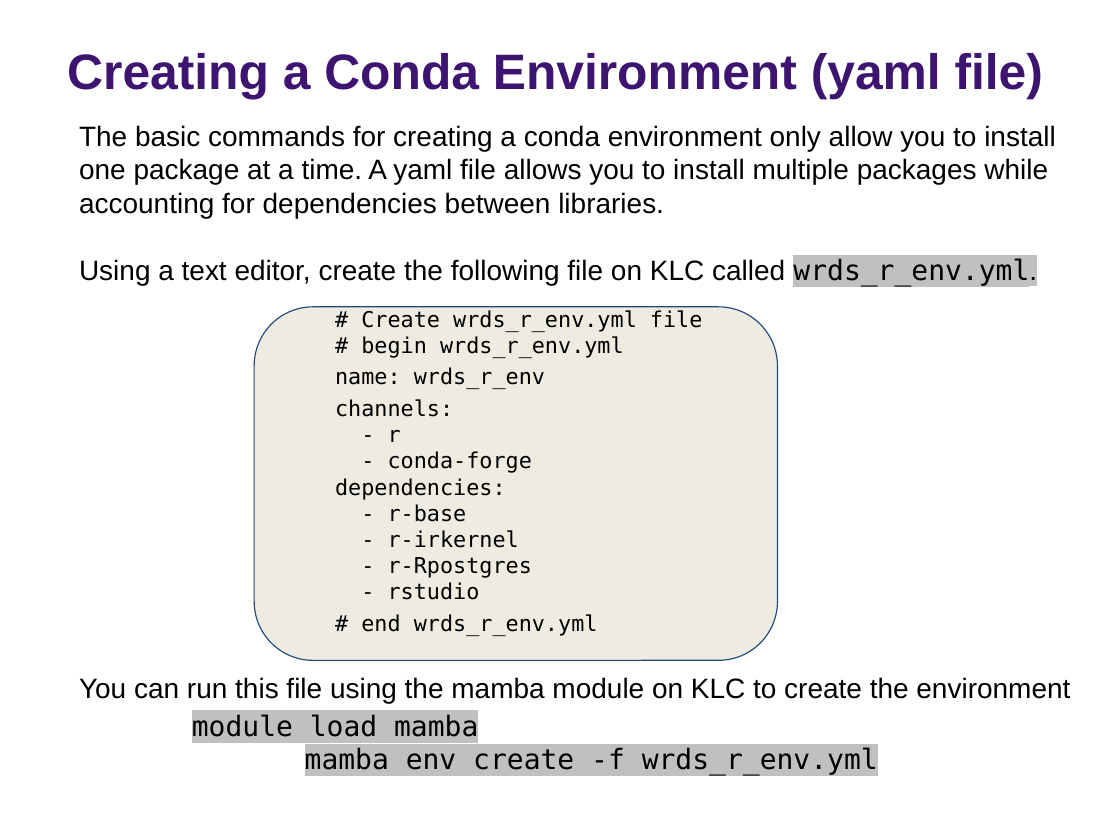
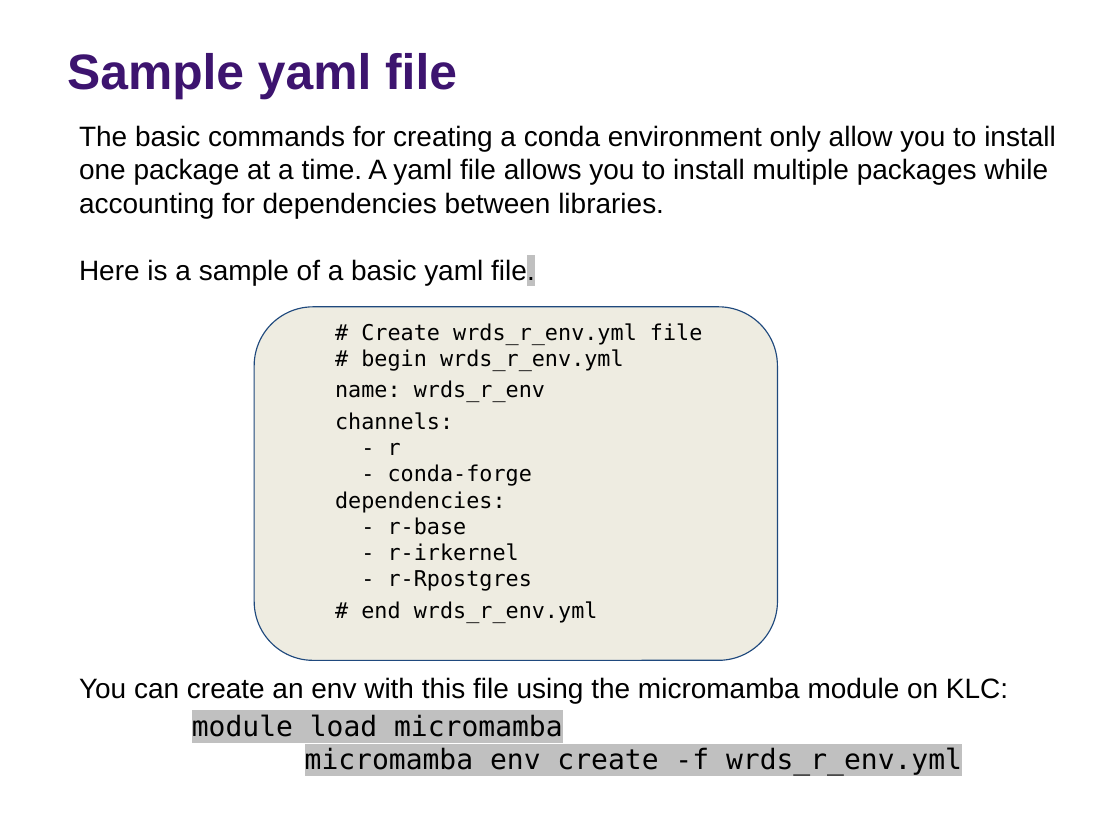
Before and after one commit to rs-kellogg/2024_phd_workshop, a slide deck: slide 2 of wrds/WRDS_Conda_Env.pptx. Drawn at 1120x840 pixels with LibreOffice and Linux fonts; fonts in the diff are those of the drawing; background and template pictures are left out. Boxes give left, top, right and bottom in pixels: in the first picture for what was removed or moved away, otherwise in the second. Text is boxed around its words. In the diff, an @@ line names an element or a change of style, - is before the commit and + after.

```diff
--- a/wrds/WRDS_Conda_Env.pptx
+++ b/wrds/WRDS_Conda_Env.pptx
@@ title at [67, 53, 457, 100]: text changed @@
-Creating a Conda Environment (yaml file)
+Sample yaml file
@@ text at [79, 258, 1008, 776]: text changed @@
-Using a text editor, create the following file on KLC called wrds_r_env.yml.
-You can run this file using the mamba module on KLC to create the environment
-        module load mamba
-        mamba env create -f wrds_r_env.yml
+Here is a sample of a basic yaml file.
+You can create an env with this file using the micromamba module on KLC:
+        module load micromamba
+        micromamba env create -f wrds_r_env.yml
@@ text in rounded rectangle at [388, 582, 480, 600]: paragraph removed @@
-        - rstudio
```
Also in this commit, not shown: 1 other slide changed, 1 slide added, 3 other files.
